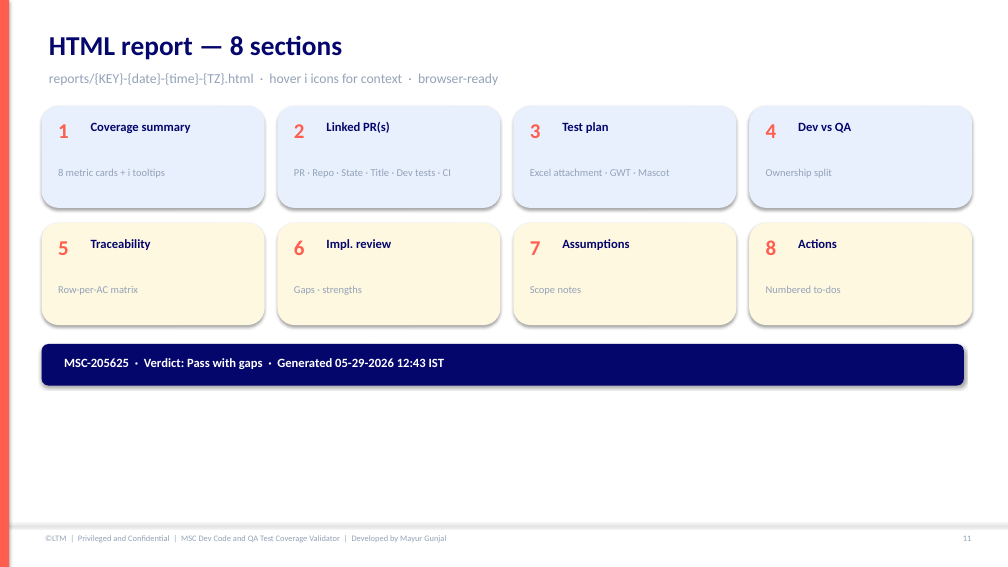
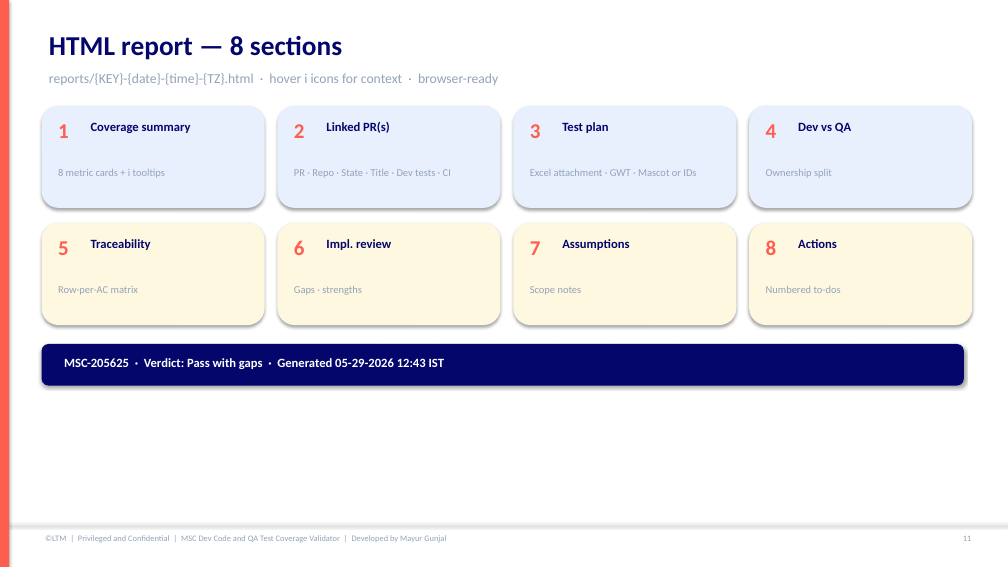
Before and after one commit to mgunjal11/pegasus-qa-agents-lab-copy, a slide deck: slide 12 of docs/MSC-Dev-Code-and-QA-Test-Coverage-Validator-Guide.pptx. Drawn at 1008x567 pixels with LibreOffice and Linux fonts; fonts in the diff are those of the drawing. Boxes give left, top, right and bottom in pixels: in the first picture for what was removed or moved away, otherwise in the second. Text is boxed around its words. In the diff, an @@ line names an element or a change of style, - is before the commit and + after.

```diff
--- a/docs/MSC-Dev-Code-and-QA-Test-Coverage-Validator-Guide.pptx
+++ b/docs/MSC-Dev-Code-and-QA-Test-Coverage-Validator-Guide.pptx
@@ text at (x1=530, y1=169, x2=696, y2=176): text changed @@
-Excel attachment · GWT · Mascot
+Excel attachment · GWT · Mascot or IDs
```
Also in this commit, not shown: 2 other slides changed, 10 other files.
